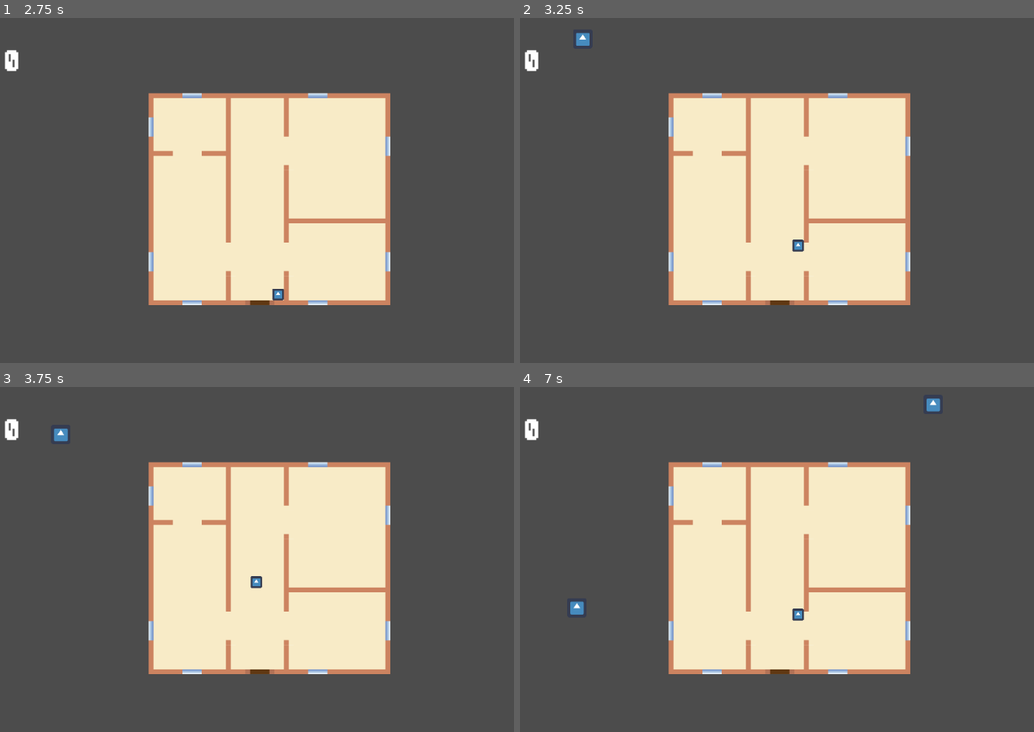
Above: before the commit, frames 1-4 (two rows, left to right).
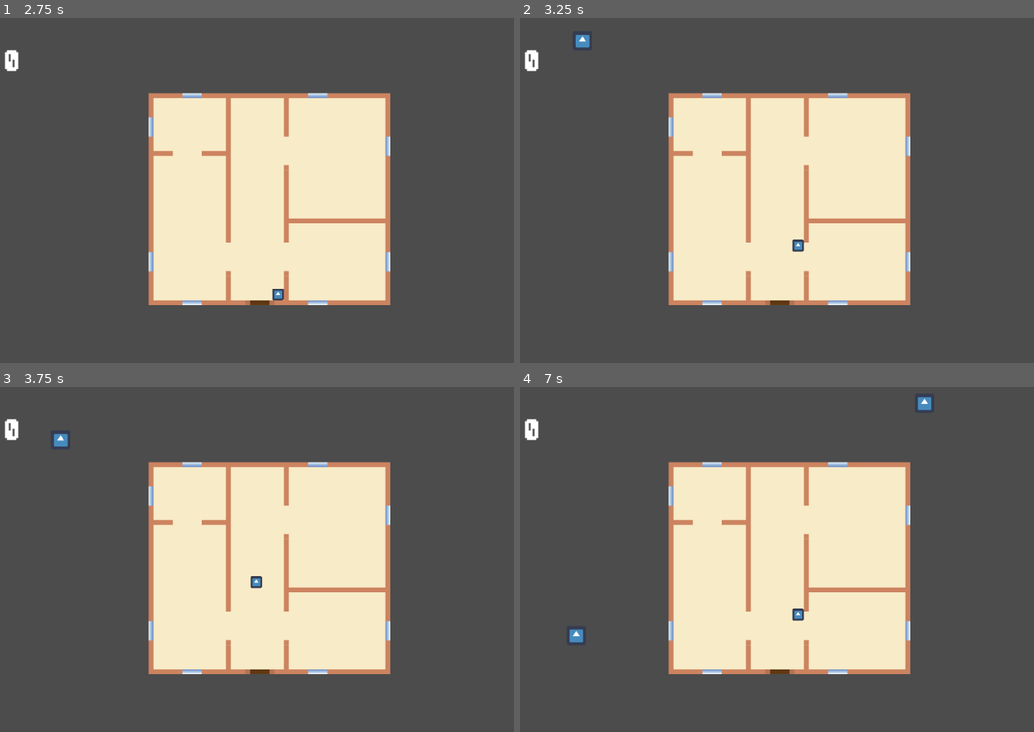
Above: after the commit, the same moments.

Repository: movchan74/PeaceAndPrivacy
Game: Godot game, scene res://levels/Main.tscn
Two runs of this game, one before a commit and one after it. Both use one fixed random seed, a clock stepped at 60 frames per second and the inputs below. The engine's default icon, where the game draws it, is replaced by a stand-in: a white triangle on a blue panel in a dark square.
Inputs:
- Up to frame 1 (2.75 s): tap Enter at 0.5, 2 s; hold Right (ui_right) 0.53-1.28 s; tap Space (ui_select) at 0.77, 1.25, 1.52 s; hold Down (ui_down) 1.28-2.03 s; hold Right (ui_right) from 2.03 s (still down)
- Up to frame 2 (3.25 s): tap Space (ui_select) at 2.75, 3.02 s; release Right (ui_right) at 2.78 s; hold Up (ui_up) from 2.78 s (still down)
- Up to frame 3 (3.75 s): release Up (ui_up) at 3.53 s; hold Left (ui_left) from 3.53 s (still down)
- Up to frame 4 (7 s): tap Space (ui_select) at 3.77, 4.52, 6.02, 6.77 s; release Left (ui_left) at 5.03 s; hold Down (ui_down) 5.03-5.78 s; hold Right (ui_right) 5.78-6.53 s; hold Up (ui_up) from 6.53 s (still down)

Frame 1 is identical in both runs. In frame 2, less than 0.1% of the frame differs, in the area x 10-14%, y 4-9%; in frame 3, 0.1%; in frame 4, 0.4%, in the area x 9-82%, y 2-75%.

Commit message:
Added escape route

Diff:
--- a/levels/Main.gd
+++ b/levels/Main.gd
@@ -10,7 +10,10 @@
 	$VisitorSpawnTimer.start()
 
 func find_door_path(from_pos):
-	return $VisitorNavigation.get_simple_path(from_pos, $Door.position, false) # get_position_in_parent())
+	return $VisitorNavigation.get_simple_path(from_pos, $Door.position, false)
+
+func find_path(from_pos, to_pos):
+	return $VisitorNavigation.get_simple_path(from_pos, to_pos, false)
 
 #func _process(delta):
 #	# Called every frame. Delta is time since last frame.
--- a/levels/Main.tscn
+++ b/levels/Main.tscn
@@ -14,9 +14,9 @@
 
 [sub_resource type="NavigationPolygon" id=1]
 
-vertices = PoolVector2Array( 728.221, 91.6547, 1015.41, 12.3209, 1010.65, 124.975, 707.595, 494.67, 20.5638, 12.3209, 271.259, 98.0014, 15.8037, 600.978, 253.805, 502.604, 1020.17, 600.978 )
-polygons = [ PoolIntArray( 0, 1, 2, 3 ), PoolIntArray( 4, 1, 0, 5 ), PoolIntArray( 6, 4, 5, 7 ), PoolIntArray( 8, 6, 7, 3 ), PoolIntArray( 2, 8, 3 ) ]
-outlines = [ PoolVector2Array( 20.5638, 12.3209, 1015.41, 12.3209, 1010.65, 124.975, 1020.17, 600.978, 15.8037, 600.978 ), PoolVector2Array( 271.259, 98.0014, 728.221, 91.6547, 707.595, 494.67, 253.805, 502.604 ) ]
+vertices = PoolVector2Array( 707.595, 494.67, 728.221, 91.6547, 1015.41, 12.3209, 1019.02, 145.051, 1020.45, 598.987, 20.5638, 12.3209, 271.259, 98.0014, 15.8037, 600.978, 253.805, 502.604 )
+polygons = [ PoolIntArray( 0, 1, 2, 3, 4 ), PoolIntArray( 5, 2, 1, 6 ), PoolIntArray( 7, 5, 6, 8 ), PoolIntArray( 4, 7, 8, 0 ) ]
+outlines = [ PoolVector2Array( 20.5638, 12.3209, 1015.41, 12.3209, 1019.02, 145.051, 1020.45, 598.987, 15.8037, 600.978 ), PoolVector2Array( 271.259, 98.0014, 728.221, 91.6547, 707.595, 494.67, 253.805, 502.604 ) ]
 
 [sub_resource type="Curve2D" id=2]
 
@@ -25,7 +25,7 @@
 "points": PoolVector2Array( 0, 0, 0, 0, 1023.8, 2.10187, 0, 0, 0, 0, -1.16455, 5.61804, 0, 0, 0, 0, 1023.8, 2.10187 )
 }
 
-[node name="Main" type="Node2D"]
+[node name="Main" type="Node2D" index="0"]
 
 script = ExtResource( 1 )
 Visitor = ExtResource( 2 )
--- a/scenes/HUD.tscn
+++ b/scenes/HUD.tscn
@@ -4,7 +4,7 @@
 [ext_resource path="res://fonts/pixellati_font_large.tres" type="DynamicFont" id=2]
 [ext_resource path="res://fonts/pixellati_font.tres" type="DynamicFont" id=3]
 
-[node name="HUD" type="CanvasLayer" index="0"]
+[node name="HUD" type="CanvasLayer"]
 
 layer = 1
 offset = Vector2( 0, 0 )
--- a/scenes/Visitor.tscn
+++ b/scenes/Visitor.tscn
@@ -25,6 +25,7 @@
 __meta__ = {
 "_edit_group_": true
 }
+speed = 100
 
 [node name="Sprite" type="Sprite" parent="." index="0"]
 
--- a/scripts/Visitor.gd
+++ b/scripts/Visitor.gd
@@ -6,7 +6,7 @@
 var current_area
 var screensize
 var visitorFollowPath
-var speed = 0.1
+export var speed = 100
 var is_paused = false
 
 func _ready():
@@ -25,15 +25,23 @@
 	visitorPath.curve = curve
 	add_child(visitorPath)
 	visitorFollowPath = PathFollow2D.new()
+	visitorFollowPath.loop = false
 	visitorPath.add_child(visitorFollowPath)
+
+func update_path(path):
+	var curve = Curve2D.new()
+	for point in path:
+		curve.add_point(point)
+	visitorFollowPath.get_parent().curve = curve
 
 func _process(delta):
 	#print (current_area)
 	if not is_paused:
 		if (visitorFollowPath != null):
-			visitorFollowPath.unit_offset += speed * delta
+			visitorFollowPath.offset += speed * delta
 			self.position = visitorFollowPath.position
-
+			if visitorFollowPath.unit_offset > 0.99:
+				queue_free()
 
 func _on_Visitor_area_shape_entered(area_id, area, area_shape, self_shape):
 	#print (area.name)
@@ -43,38 +51,47 @@
 		queue_free()
 	if ("Cup" in area.name):
 		get_node("/root/Main").inc_score()
-		queue_free()
+		var new_path = get_parent().get_parent().find_path(self.position, get_escape_point())
+		print (new_path)
+		update_path(new_path)
+		is_paused = false
+		visitorFollowPath.unit_offset = 0
+		area.queue_free()
+		#queue_free()
 	if ("WindowArea" in area.name):
 		if area != null:
 			current_area = area
 			current_area.register_visitor(self)
+
+func get_escape_point():
+	var min_x_dist = min(screensize.x - position.x, position.x)
+	var min_y_dist = min(screensize.y - position.y, position.y)
+	var escape_point;
+	if min_x_dist < min_y_dist:
+		var x_escape;
+		if screensize.x - position.x < position.x:
+			x_escape = screensize.x + 500
+		else:
+			x_escape = -500
+		escape_point = Vector2(x_escape, position.y)
+	else:
+		var y_escape;
+		if screensize.y - position.y < position.y:
+			y_escape = screensize.y + 500
+		else:
+			y_escape = -500
+		escape_point = Vector2(position.x, y_escape)
+	return escape_point
 
 func _on_Player_shout():
 	print (current_area)
 	if current_area != null:
 		if (current_area.is_active):
 			#print (position, screensize)
-			var min_x_dist = min(screensize.x - position.x, position.x)
-			var min_y_dist = min(screensize.y - position.y, position.y)
-			var escape_point;
-			if min_x_dist < min_y_dist:
-				var x_escape;
-				if screensize.x - position.x < position.x:
-					x_escape = screensize.x
-				else:
-					x_escape = 0
-				escape_point = Vector2(x_escape, position.y)
-			else:
-				var y_escape;
-				if screensize.y - position.y < position.y:
-					y_escape = screensize.y
-				else:
-					y_escape = 0
-				escape_point = Vector2(position.x, y_escape)
+
 			#print (escape_point)
 			print ("visitor is surprised")
 			is_paused = true
-
 
 func _on_Visitor_area_shape_exited(area_id, area, area_shape, self_shape):
 	if area != null:
